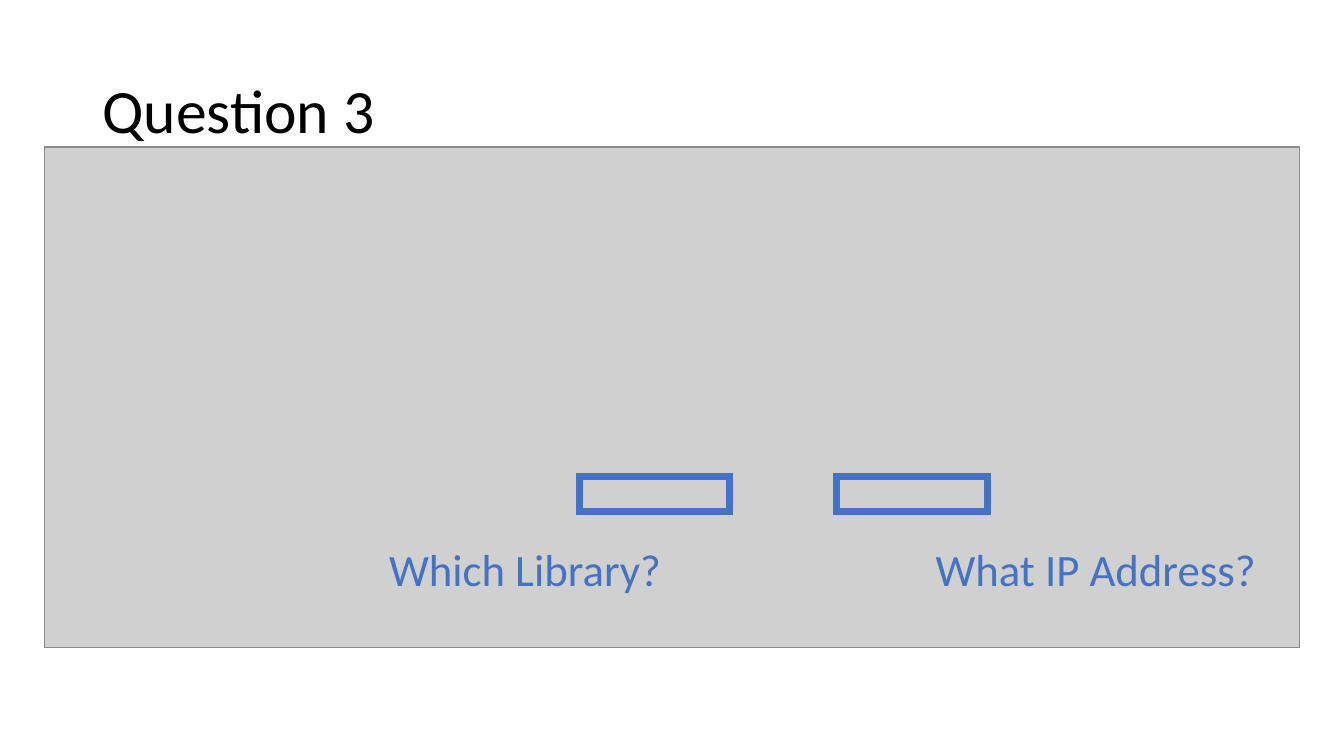
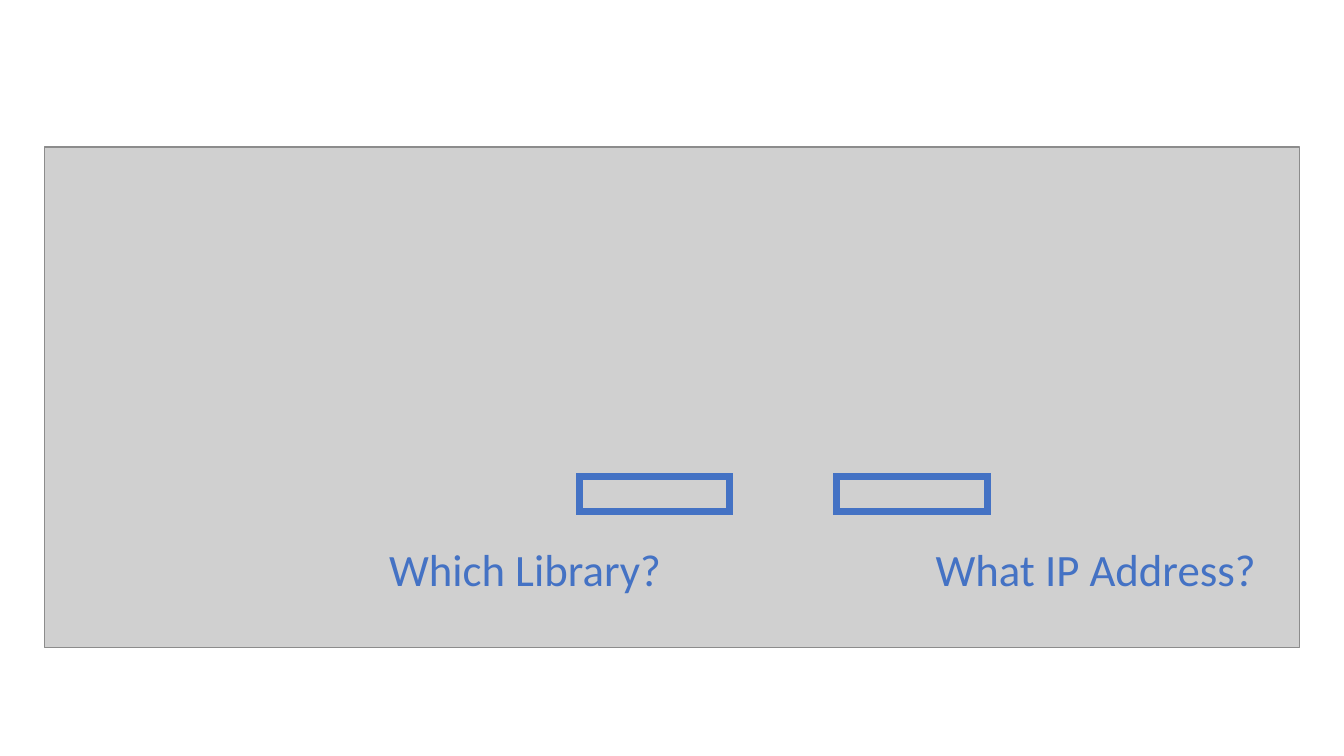
Before and after one commit to ryancheley/dcus-2024, a slide deck: slide 49 of Presentation.pptx. Drawn at 1344x756 pixels with LibreOffice and Linux fonts; fonts in the diff are those of the drawing; grey boxes stand for pictures. Boxes give left, top, right and bottom in pixels: in the first picture for what was removed or moved away, otherwise in the second. Text is boxed around its words. In the diff, an @@ line names an element or a change of style, - is before the commit and + after.

```diff
--- a/Presentation.pptx
+++ b/Presentation.pptx
@@ title removed at [102, 90, 374, 148] @@
-Question 3
```
Also in this commit, not shown: 2 other slides changed, 1 slide added, 1 slide removed.
